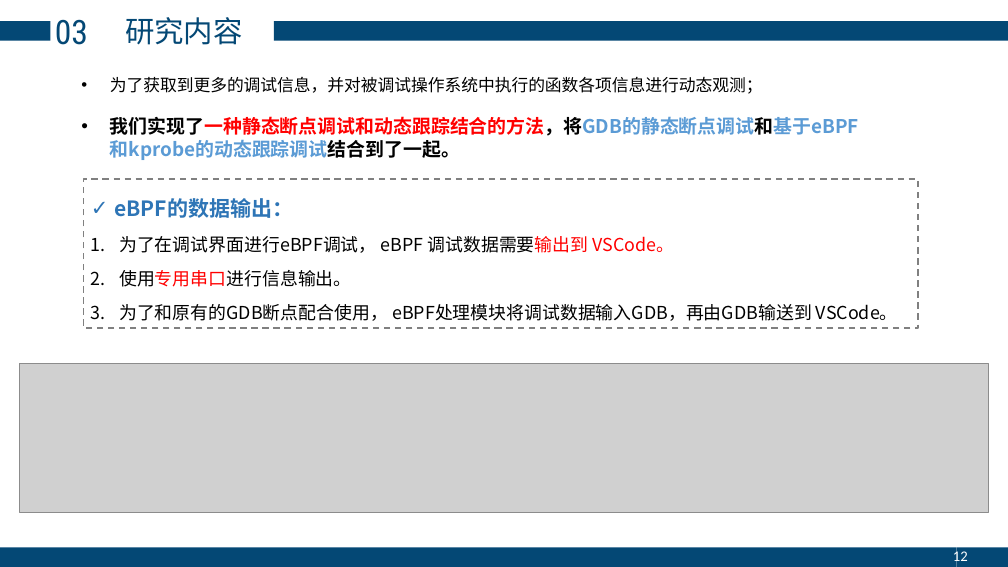
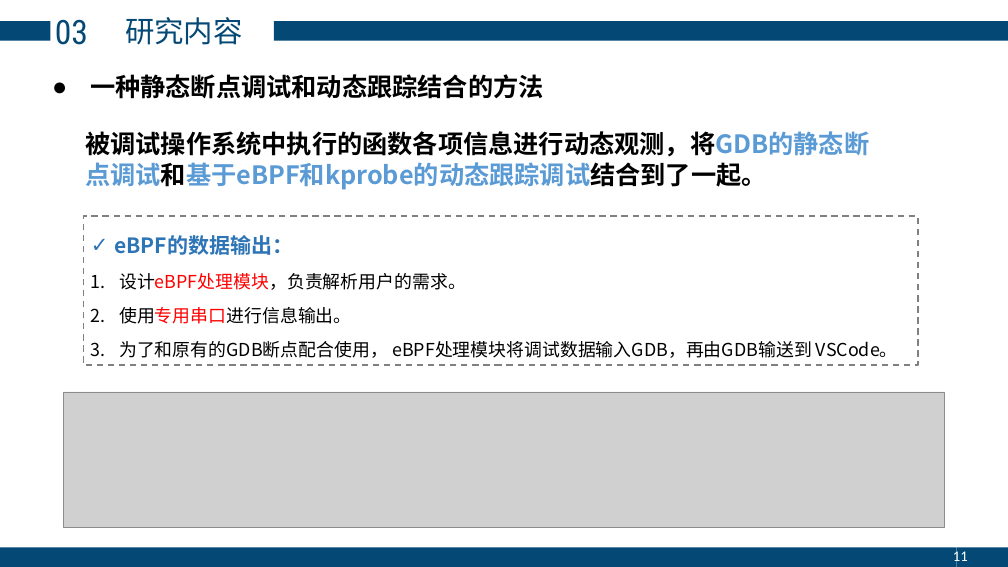
Before and after one commit to zhangly1234/report, a slide deck: slide 11 of 毕业答辩-张露元.pptx (slide 12 before the commit). Drawn at 1008x567 pixels with LibreOffice and Linux fonts; fonts in the diff are those of the drawing; grey boxes stand for pictures. Boxes give left, top, right and bottom in pixels: in the first picture for what was removed or moved away, otherwise in the second. Text is boxed around its words. In the diff, an @@ line names an element or a change of style, - is before the commit and + after.

```diff
--- a/毕业答辩-张露元.pptx
+++ b/毕业答辩-张露元.pptx
@@ text added at box(90, 74, 544, 99), 24 pt, text #000000, bold @@
+● 一种静态断点调试和动态跟踪结合的方法
@@ text at box(85, 131, 869, 190): text changed; size 18 to 24 pt @@
-• 为了获取到更多的调试信息，并对被调试操作系统中执行的函数各项信息进行动态观测；
-• 我们实现了一种静态断点调试和动态跟踪结合的方法，将GDB的静态断点调试和基于eBPF和kprobe的动态跟踪调试结合到了一起。
+被调试操作系统中执行的函数各项信息进行动态观测，将GDB的静态断点调试和基于eBPF和kprobe的动态跟踪调试结合到了一起。
@@ rectangle "eBPF的数据输出：": place and size @@
-rectangle "eBPF的数据输出：" at box(83, 179, 918, 328)
+rectangle "eBPF的数据输出：" at box(83, 216, 918, 365)
@@ text in rectangle at box(119, 273, 466, 290): text changed @@
-1. 为了在调试界面进行eBPF调试， eBPF 调试数据需要输出到 VSCode。
+1. 设计eBPF处理模块，负责解析用户的需求。
@@ picture: place and size @@
-picture at box(20, 364, 989, 513)
+picture at box(64, 392, 944, 527)
@@ page number at box(953, 549, 968, 566): text changed @@
-12
+11
```
Also in this commit, not shown: 11 other slides changed, 2 slides added, 3 slides removed.
